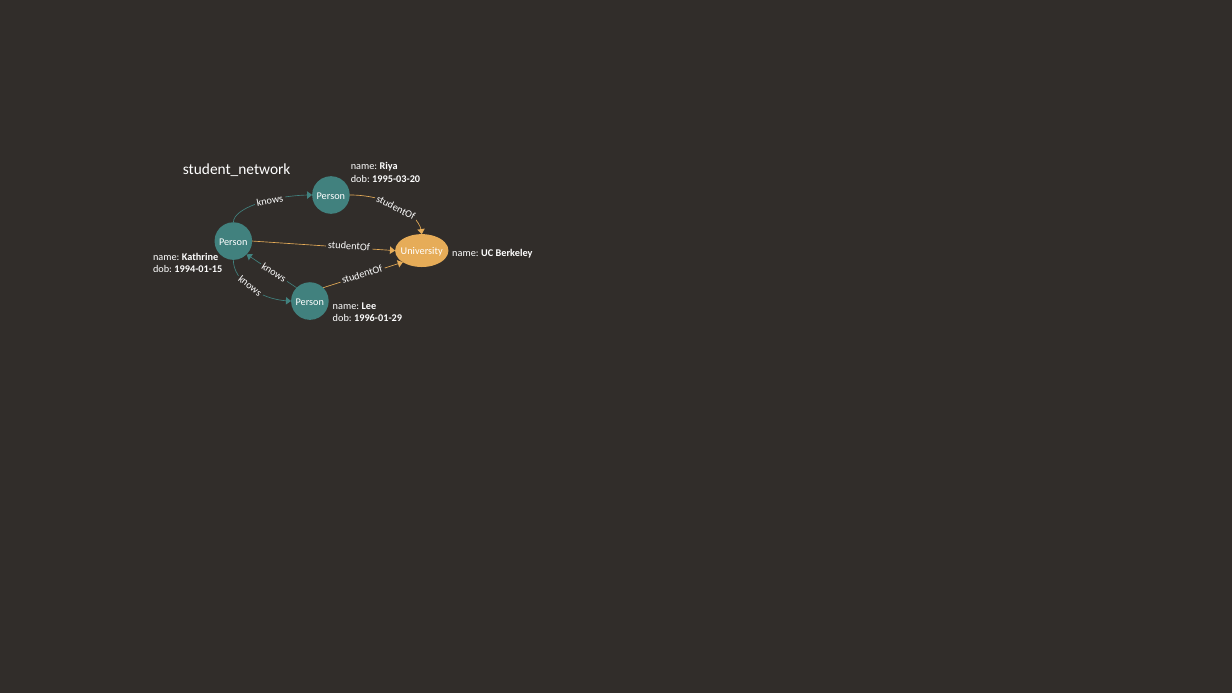
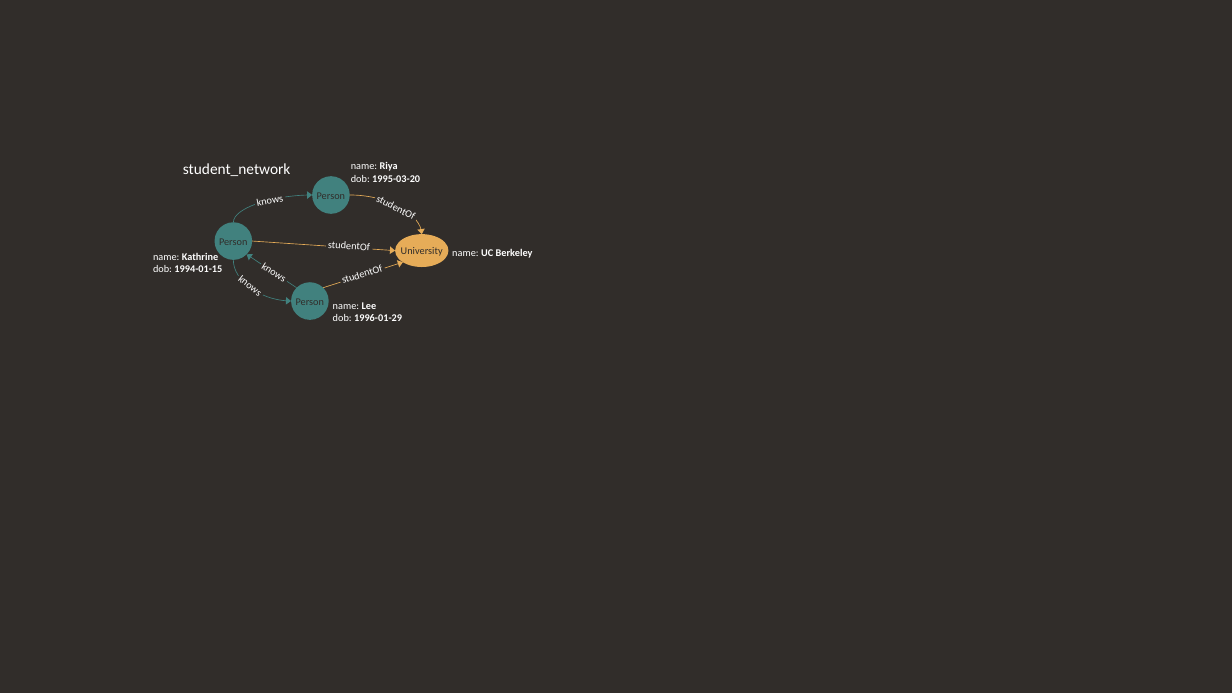
Before and after one commit to oracle/pgql-lang, a slide deck: slide 1 of images/example_graphs/student_network.pptx. Drawn at 1232x693 pixels with LibreOffice and Linux fonts; fonts in the diff are those of the drawing. Boxes give left, top, right and bottom in pixels: in the first picture for what was removed or moved away, otherwise in the second. Text is boxed around its words. In the diff, an @@ line names an element or a change of style, - is before the commit and + after.

```diff
--- a/images/example_graphs/student_network.pptx
+++ b/images/example_graphs/student_network.pptx
@@ text colour #FFFFFF to #312D2A in 4 elements at (214,223,252,261), (396,234,449,267), (312,177,350,214), (291,282,329,320) @@
```
Also in this commit, not shown: 3 other files.
